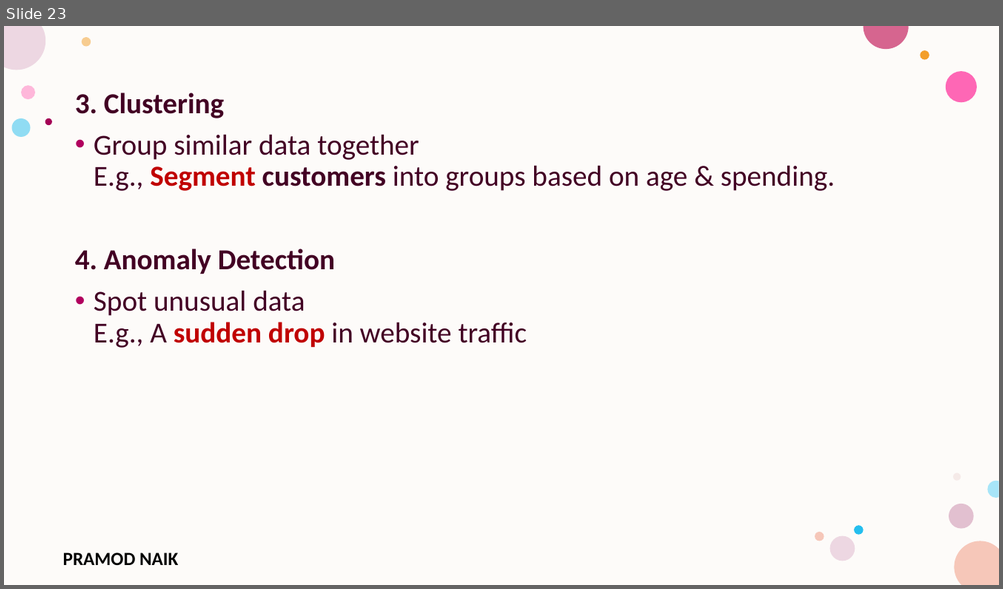
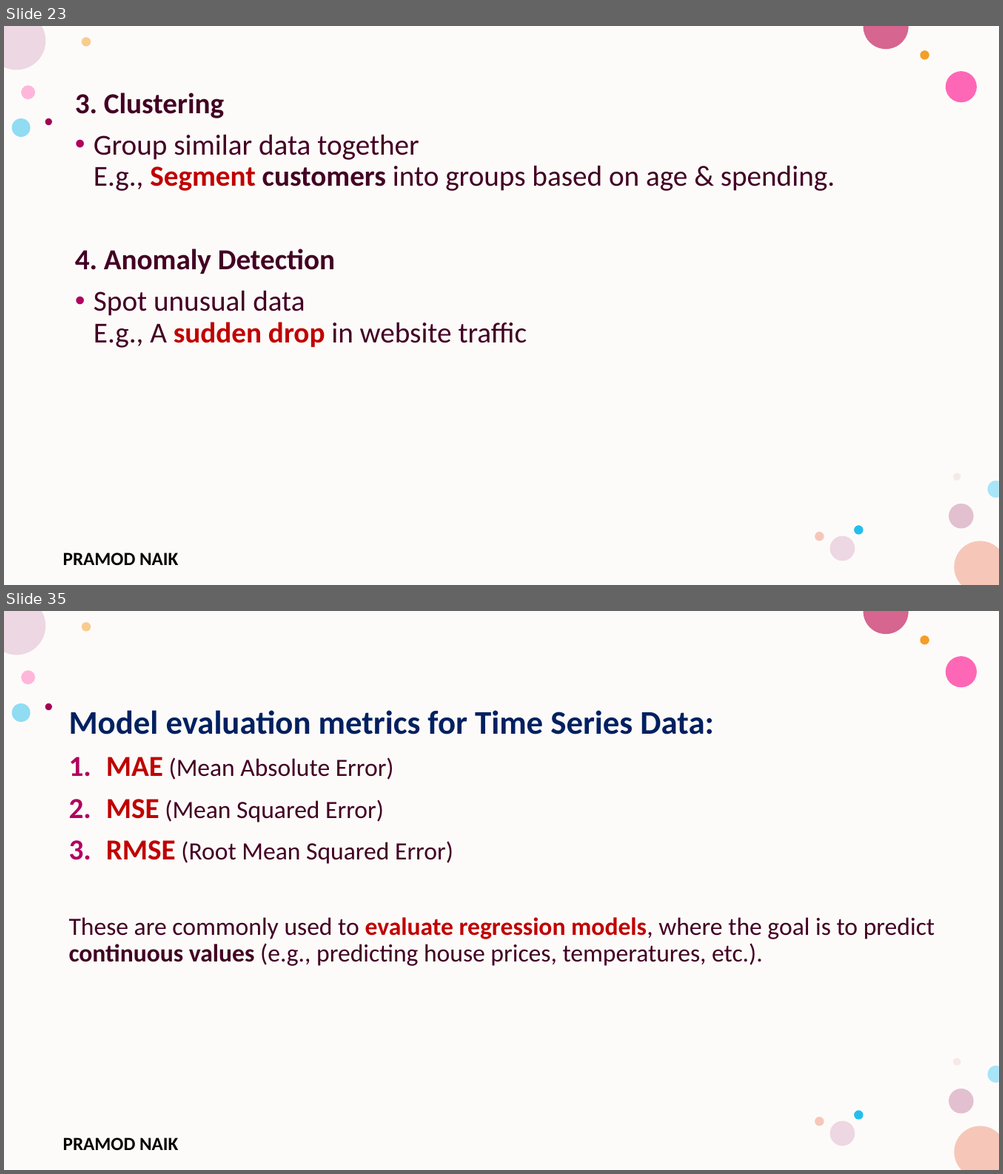
Before and after one commit to PRAMODNAIK-DEV/MCA-2nd-Sem-ML-Data-Analytics-Shridevi-College, a slide deck: Theory Class-Notes/Unit-5 Data Analytics and Real-World Applications.pptx. Shown one above the other, each under a label of ours: slide 23 before the commit, slides 23 and 35 after it; the slides between them are not shown. The pictures are 1003x589 and 1003x1174 pixels, drawn with LibreOffice and Linux fonts; fonts in the diff are those of the drawing; background and template pictures are left out. Boxes give left, top, right and bottom in pixels: in the first picture for what was removed or moved away, otherwise in the second. Text is boxed around its words. In the diff, an @@ line names an element or a change of style, - is before the commit and + after.

```diff
--- a/Theory Class-Notes/Unit-5 Data Analytics and Real-World Applications.pptx
+++ b/Theory Class-Notes/Unit-5 Data Analytics and Real-World Applications.pptx
@@ slide 35 added at [4,611,999,1170], background #FFFFFF; not listed: 17 template elements that a slide beside it also shows @@
@@ text added at [69,710,934,966], 24 pt, text #420023 @@
+Model evaluation metrics for Time Series Data:
+1. MAE (Mean Absolute Error)
+2. MSE (Mean Squared Error)
+3. RMSE (Root Mean Squared Error)
+These are commonly used to evaluate regression models, where the goal is to predict continuous values (e.g., predicting house prices, temperatures, etc.).
```
Also in this commit, not shown: 3 slides changed, 22 other slides added, 6 slides removed, 1 other file.
